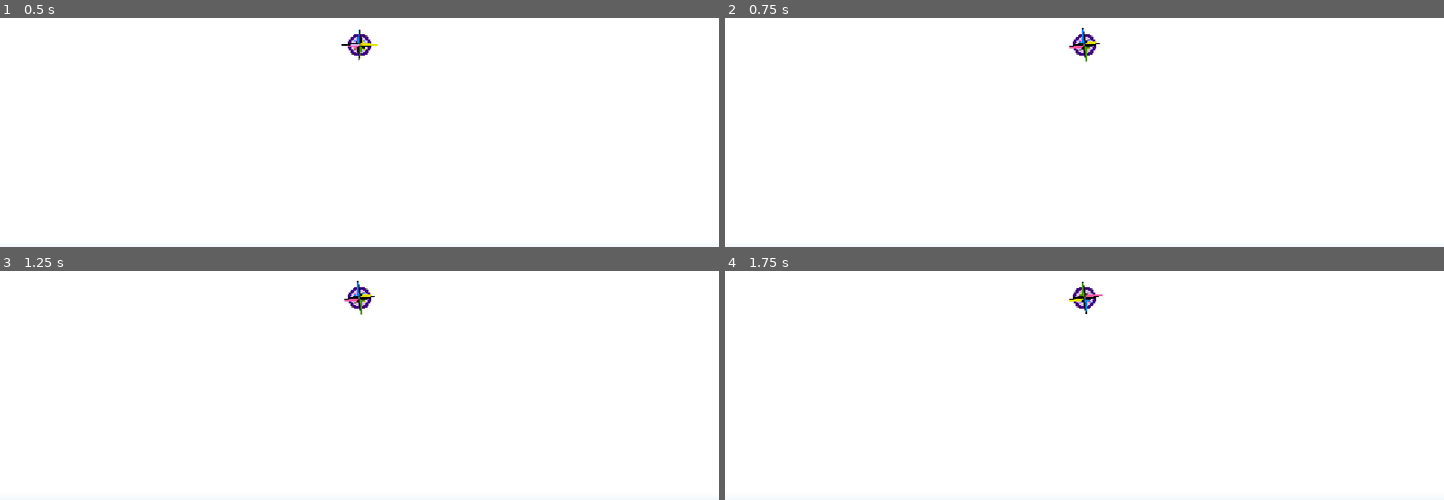
Above: before the commit, frames 1-4 (two rows, left to right).
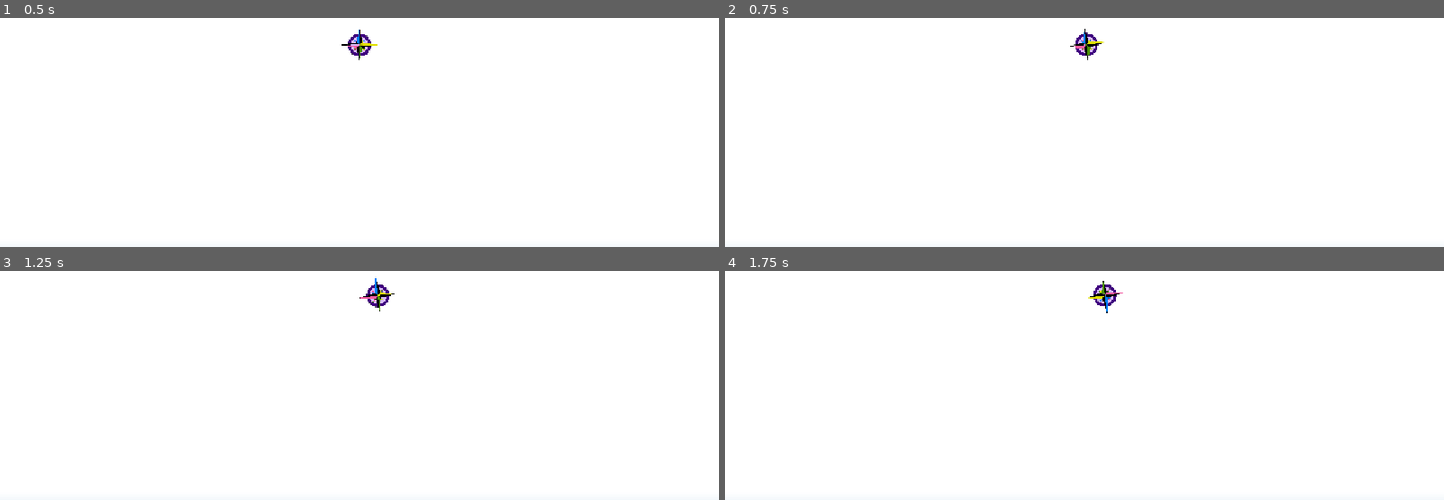
Above: after the commit, the same moments.

Repository: natleahh/ive-got-this-round
Game: Godot game, scene res://src/Systems/PlayerCharacter/test.tscn
Two runs of this game, one before a commit and one after it. Both use one fixed random seed, a clock stepped at 60 frames per second and the inputs below. The project has no main scene, so this scene is started directly. The engine's default icon, where the game draws it, is replaced by a stand-in: a white triangle on a blue panel in a dark square.
Inputs (mouse positions are in pixels of both pictures, inside the frame that each line leads up to):
- Up to frame 1 (0.5 s): no input
- Up to frame 2 (0.75 s): tap Enter (ui_accept) at 0.5 s; move the mouse to (1242, 24) at 0.52 s; hold Right (ui_right) from 0.53 s (still down); tap A (B_Dash) at 0.6 s; click (1242, 24) at 0.67 s
- Up to frame 3 (1.25 s): keep holding Right (ui_right); tap Enter (ui_accept) at 0.77 s
- Up to frame 4 (1.75 s): move the mouse to (940, 319) at 1.27 s; release Right (ui_right) at 1.28 s; hold Down (ui_down) from 1.28 s (still down); tap D (F_Dash) at 1.35 s; tap Enter (ui_accept) at 1.52 s

Frame 1 is identical in both runs. In frame 2, 0.2% of the frame differs, in the area x 47-53%, y 4-20%; in frame 3, 0.5%; in frame 4, 0.5%, in the area x 47-56%, y 4-19%.

Commit message:
fix: node entry error

Diff:
--- a/src/Systems/PlayerCharacter/MovementState/States/Basic.gd
+++ b/src/Systems/PlayerCharacter/MovementState/States/Basic.gd
@@ -4,4 +4,4 @@
 	return self
 
 func exit(new_state: MovementState) -> MovementState:
-	return new_state
+	return new_state.enter(self)
--- a/src/Systems/PlayerCharacter/MovementState/main.gd
+++ b/src/Systems/PlayerCharacter/MovementState/main.gd
@@ -25,4 +25,4 @@
 	current_state = current_state.exit(StateMap[new_state])
 
 func _on_exit(new_state: String) -> void:
-	current_state = current_state.enter(StateMap[new_state])
+	current_state = StateMap[new_state].enter(current_state)
